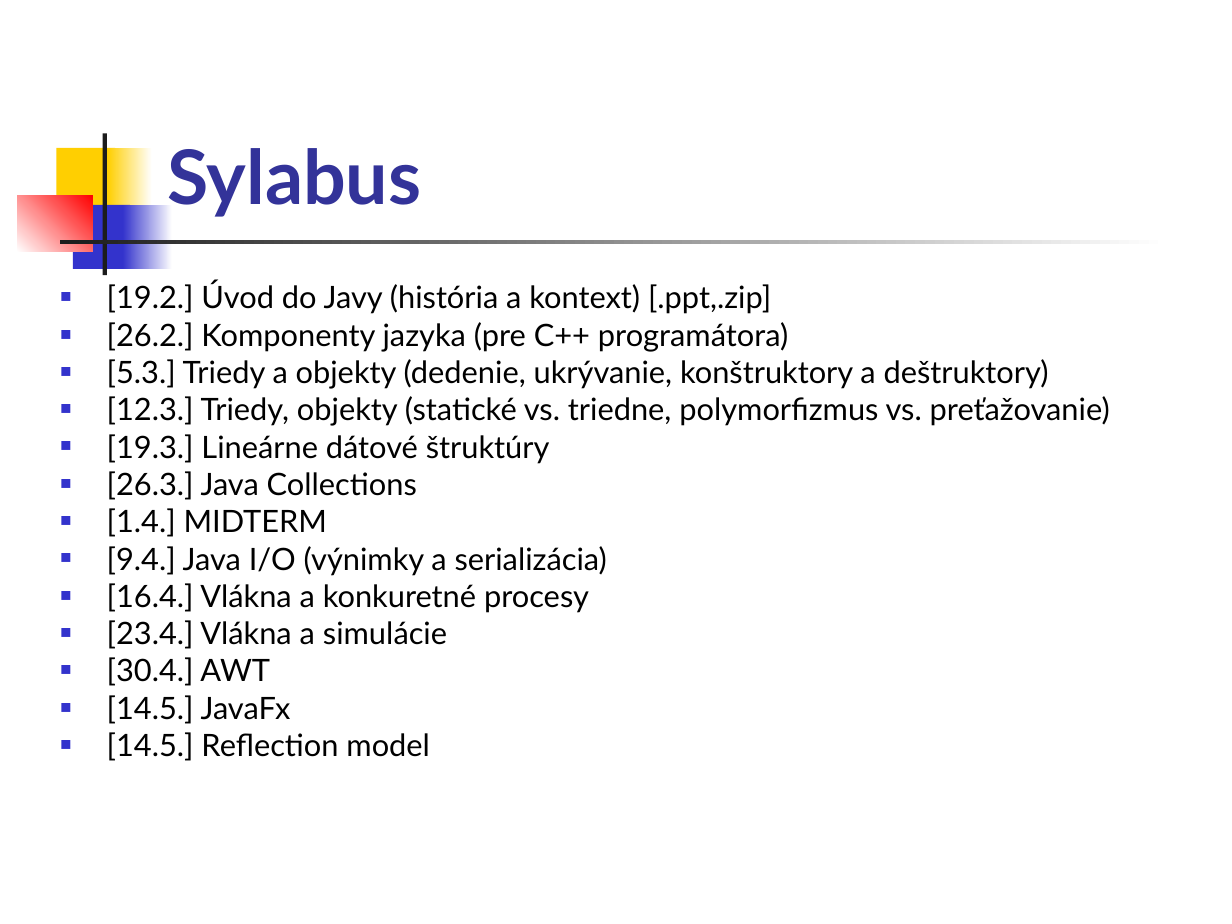
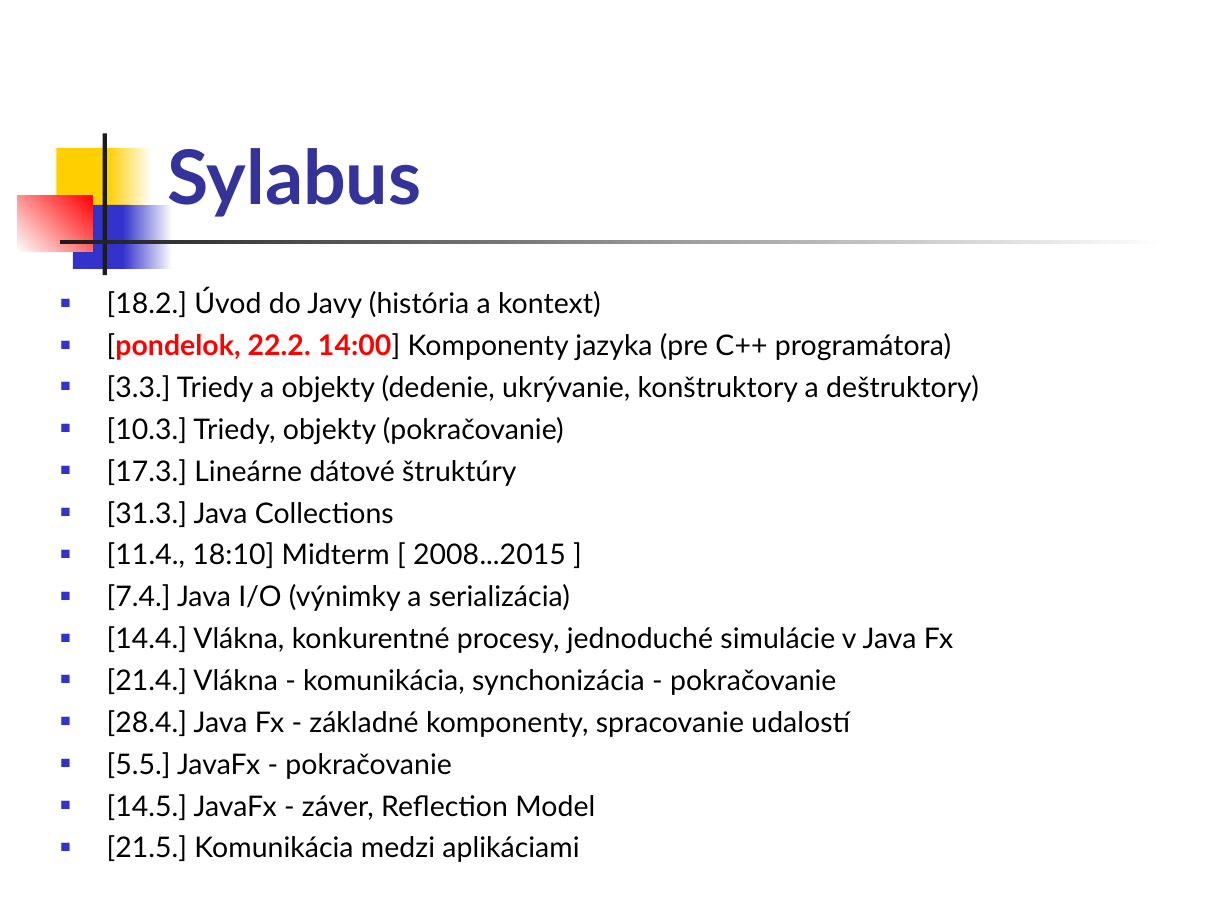
Before and after one commit to Programovanie4/Prednasky, a slide deck: slide 4 of 01/01_java.ppt. Drawn at 1232x924 pixels with LibreOffice and Linux fonts; fonts in the diff are those of the drawing. Boxes give left, top, right and bottom in pixels: in the first picture for what was removed or moved away, otherwise in the second. Text is boxed around its words. In the diff, an @@ line names an element or a change of style, - is before the commit and + after.

```diff
--- a/01/01_java.ppt
+++ b/01/01_java.ppt
@@ text at (107, 289, 979, 862): text changed; size 18 to 16.6 pt @@
-■ [19.2.] Úvod do Javy (história a kontext) [.ppt,.zip]
-■ [26.2.] Komponenty jazyka (pre C++ programátora)
-■ [5.3.] Triedy a objekty (dedenie, ukrývanie, konštruktory a deštruktory)
-■ [12.3.] Triedy, objekty (statické vs. triedne, polymorfizmus vs. preťažovanie)
-■ [19.3.] Lineárne dátové štruktúry
-■ [26.3.] Java Collections
-■ [1.4.] MIDTERM
-■ [9.4.] Java I/O (výnimky a serializácia)
-■ [16.4.] Vlákna a konkuretné procesy
-■ [23.4.] Vlákna a simulácie
-■ [30.4.] AWT
-■ [14.5.] JavaFx
-■ [14.5.] Reflection model
+■ [18.2.] Úvod do Javy (história a kontext)
+■ [pondelok, 22.2. 14:00] Komponenty jazyka (pre C++ programátora)
+■ [3.3.] Triedy a objekty (dedenie, ukrývanie, konštruktory a deštruktory)
+■ [10.3.] Triedy, objekty (pokračovanie)
+■ [17.3.] Lineárne dátové štruktúry
+■ [31.3.] Java Collections
+■ [11.4., 18:10] Midterm [ 2008...2015 ]
+■ [7.4.] Java I/O (výnimky a serializácia)
+■ [14.4.] Vlákna, konkurentné procesy, jednoduché simulácie v Java Fx
+■ [21.4.] Vlákna - komunikácia, synchonizácia - pokračovanie
+■ [28.4.] Java Fx - základné komponenty, spracovanie udalostí
+■ [5.5.] JavaFx - pokračovanie
+■ [14.5.] JavaFx - záver, Reflection Model
+■ [21.5.] Komunikácia medzi aplikáciami
```
Also in this commit, not shown: 20 other slides changed, 1 slide added, 1 other file.
